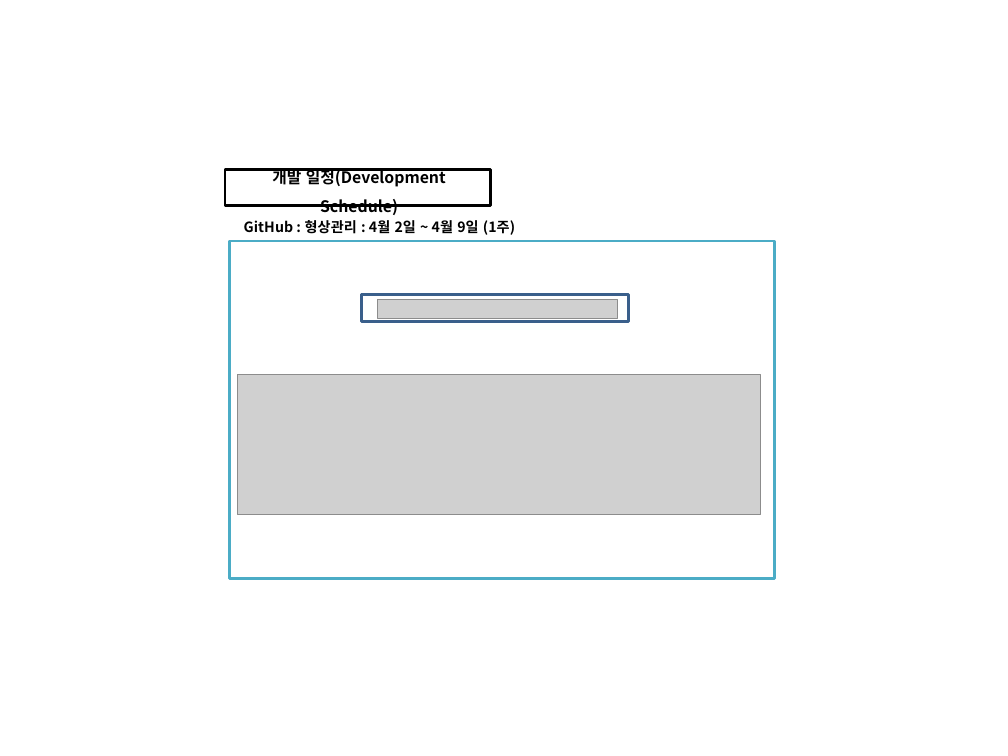
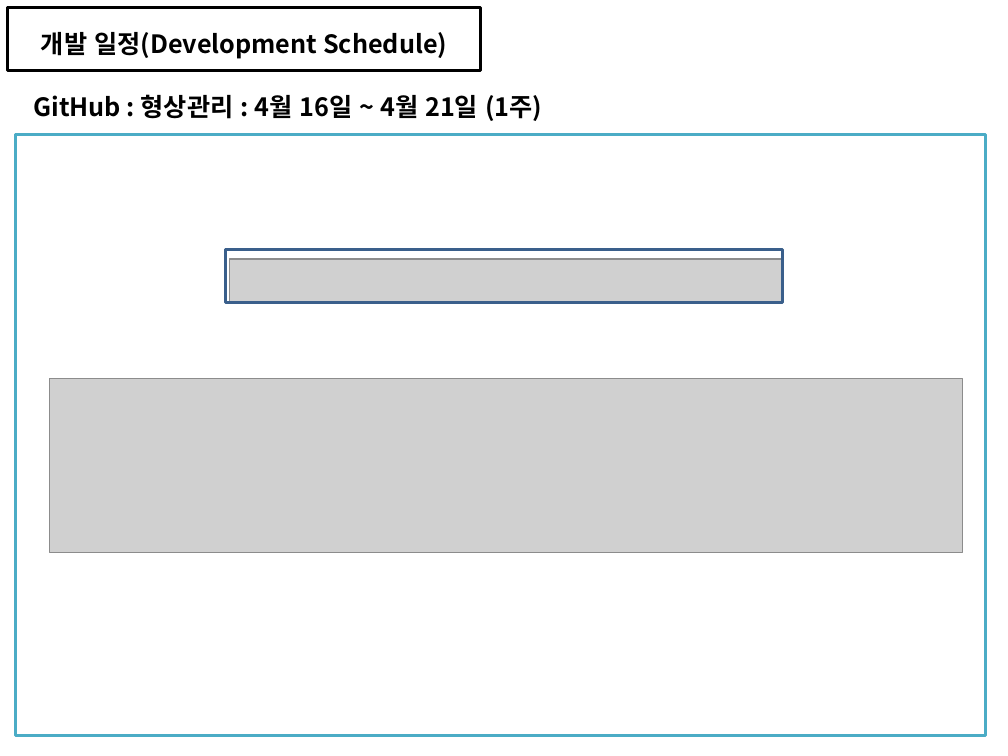
Before and after one commit to soh0256/4team, a slide deck: slide 16 of 개발 4팀 2차 미니 프로젝트/6) KOSMO_77기_개발 4팀_일정관리_형상관리_활용_종합보고서.pptx (slide 14 before the commit). Drawn at 1008x756 pixels with LibreOffice and Linux fonts; fonts in the diff are those of the drawing; grey boxes stand for pictures. Boxes give left, top, right and bottom in pixels: in the first picture for what was removed or moved away, otherwise in the second. Text is boxed around its words. In the diff, an @@ line names an element or a change of style, - is before the commit and + after.

```diff
--- a/개발 4팀 2차 미니 프로젝트/6) KOSMO_77기_개발 4팀_일정관리_형상관리_활용_종합보고서.pptx
+++ b/개발 4팀 2차 미니 프로젝트/6) KOSMO_77기_개발 4팀_일정관리_형상관리_활용_종합보고서.pptx
@@ text "개발 일정(Development Schedule)": place and size @@
-text "개발 일정(Development Schedule)" at (272, 167, 446, 215)
+text "개발 일정(Development Schedule)" at (41, 32, 447, 59)
@@ text "개발 일정(Development Schedule)" at (41, 32, 447, 59): size 11.2 to 18 pt; vertical alignment middle to top @@
@@ rectangle added at (8, 8, 481, 72), outline #000000 2 pt @@
@@ text at (33, 94, 542, 121): text changed; size 10.1 to 18 pt @@
-GitHub : 형상관리 : 4월 2일 ~ 4월 9일 (1주)
+GitHub : 형상관리 : 4월 16일 ~ 4월 21일 (1주)
@@ rectangle: place and size @@
-rectangle at (230, 241, 775, 579)
+rectangle at (16, 135, 986, 736)
@@ rectangle removed at (225, 169, 491, 205) @@
@@ rectangle: place and size @@
-rectangle at (362, 294, 629, 322)
+rectangle at (226, 250, 782, 302)
@@ picture: place and size @@
-picture at (377, 299, 617, 319)
+picture at (230, 259, 782, 302)
@@ picture added at (49, 379, 963, 552) @@
@@ picture removed at (237, 375, 760, 515) @@
```
Also in this commit, not shown: 13 other slides changed, 22 slides added.
